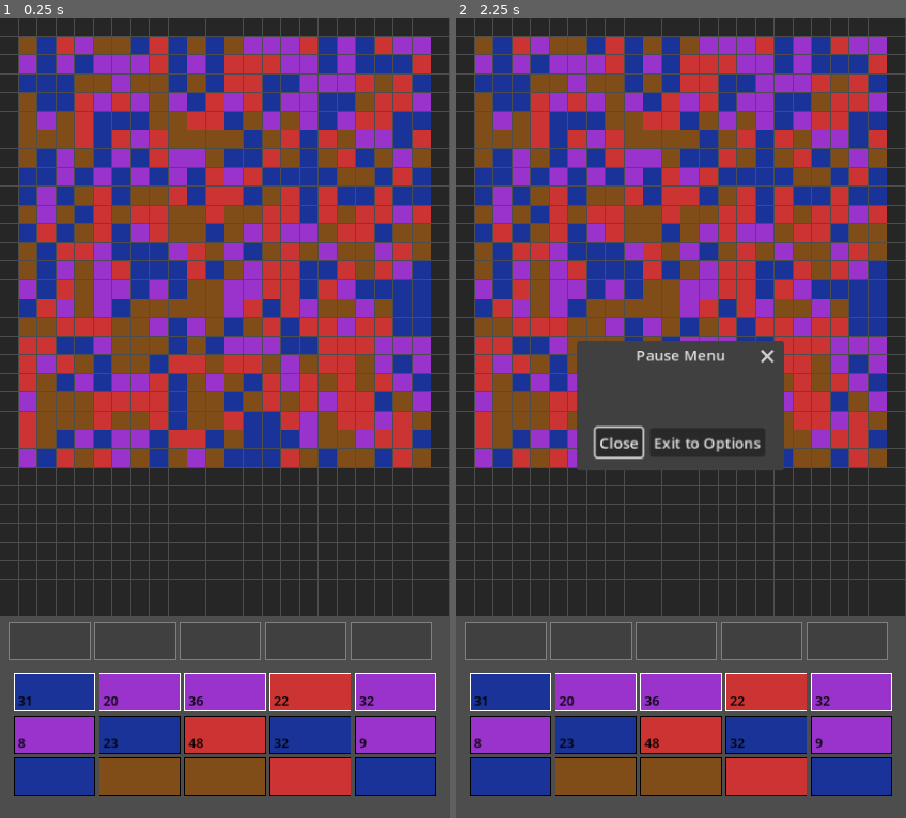
Above: before the commit, frames 1-2 (left to right).
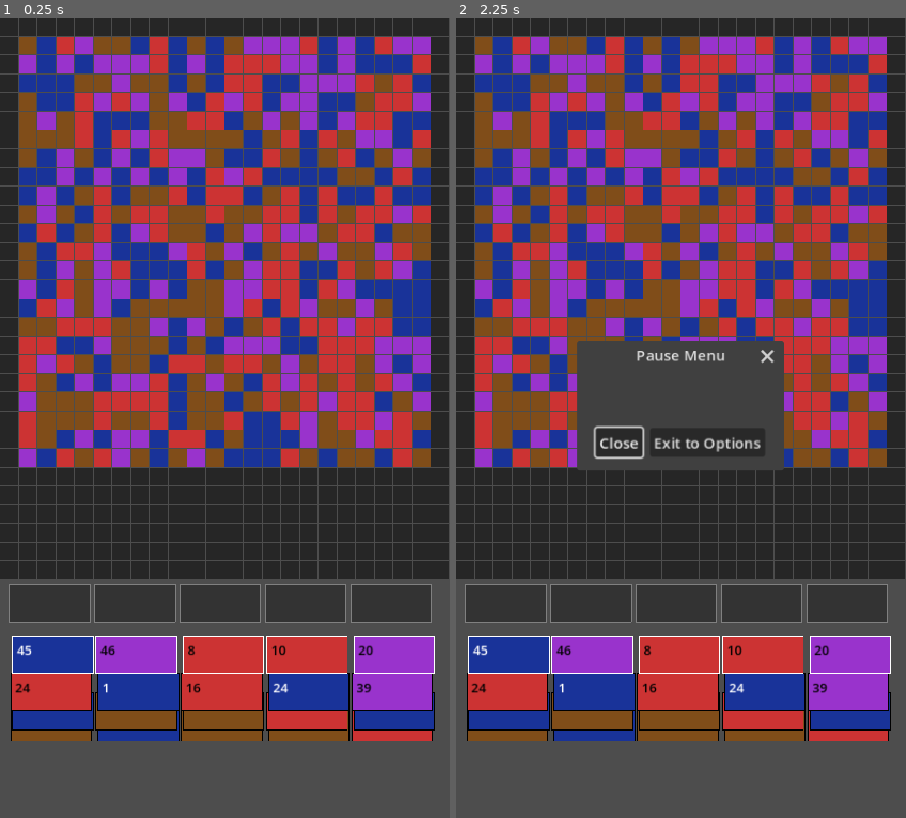
Above: after the commit, the same moments.

Repository: BlueLucario/ant-art-mobile
Game: Godot game, scene res://main_menu.tscn
Two runs of this game, one before a commit and one after it. Both use one fixed random seed, a clock stepped at 60 frames per second and the inputs below.
Inputs (mouse positions are in pixels of both pictures, inside the frame that each line leads up to):
- Up to frame 1 (0.25 s): no input
- Up to frame 2 (2.25 s): tap Enter at 0.5, 2 s; move the mouse to (780, 378) at 0.52 s; click (780, 378) at 0.67 s; tap Space at 1.25 s; drag from (591, 458) to (658, 578) at 1.27 s; move the mouse to (726, 242) at 2.02 s; click (726, 242) at 2.17 s

The runs differ from the first frame. In frame 1, 19% of the frame differs, in the area x 0-100%, y 70-98%; in frame 2, 19%.

Commit message:
Queue boxes display work. Extended interaction zones for boxes.

Diff:
--- a/agent.gd
+++ b/agent.gd
@@ -71,12 +71,12 @@
 		draw_circle(
 			Vector2(CELL_SIZE / 2, CELL_SIZE / 2),
 			CELL_SIZE * 0.35,
-			grid_manager.COLORS[color_id]#Color.WHITE
+			grid_manager.COLORS[color_id][0]
 		)
 		draw_circle(
 			Vector2(CELL_SIZE / 2, CELL_SIZE / 2),
 			CELL_SIZE * 0.35,
-			Color.LIGHT_GRAY,
+			grid_manager.COLORS[color_id][1],
 			false
 		)
 	else:
@@ -85,10 +85,10 @@
 		var offset = (CELL_SIZE - size) / 2
 		draw_rect(
 			Rect2(offset, offset, size, size),
-			grid_manager.COLORS[color_id]
+			grid_manager.COLORS[color_id][0]
 		)
 		draw_rect(
 			Rect2(offset, offset, size, size),
-			Color.LIGHT_GRAY,
+			grid_manager.COLORS[color_id][1],
 			false
 		)
--- a/config.gd
+++ b/config.gd
@@ -1,11 +1,15 @@
 extends Node
+
+# Screen
+const SCREEN_WIDTH = 480
+const SCREEN_HEIGHT = 854
 
 # Grid
 const GRID_WIDTH = 24
-const GRID_HEIGHT = 32
+const GRID_HEIGHT = 30
+const CELL_SIZE = 20
 const IMAGE_WIDTH  = GRID_WIDTH - 2 # playable image area
 const IMAGE_HEIGHT = IMAGE_WIDTH # playable image area
-const CELL_SIZE = 20
 
 # Grid border lane width
 const BORDER = 1
@@ -17,27 +21,30 @@
 # Slot system
 const SLOT_COUNT = 5
 const SLOT_Y = GRID_HEIGHT - 1
-const SLOT_X_POSITIONS = [2, 6, 11, 16, 20]
+var SLOT_X_POSITIONS = [] # Generated in _ready function
+const SLOT_X_MARGIN = (SCREEN_WIDTH - (SLOT_COUNT*ITEM_W))/2
+
 
 # Queue system
 const QUEUE_COUNT = 5
-const QUEUE_VISIBLE = 2.5
+const QUEUE_X_MARGIN = (SCREEN_WIDTH - (QUEUE_COUNT*(ITEM_W+ITEM_GAP_X)))/2
+const QUEUE_START_Y_OFFSET = 55
 
-# Display
+# Display Boxes
 const ITEM_W = 86
 const ITEM_H = 40
-const ITEM_GAP = 5
+const ITEM_GAP_X = 5
+const ITEM_GAP_Y = - 36
 const MARGIN = 10
-const QUEUE_START_Y_OFFSET = 55
 
 # Agent
-const AGENT_SPEED_SLOW   = 0.4
-const AGENT_SPEED_NORMAL = 0.2
+const AGENT_SPEED_SLOW   = 0.2
+const AGENT_SPEED_NORMAL = 0.1
 const AGENT_SPEED_FAST   = 0.05
 
-const SPAWN_INTERVAL_SLOW   = 0.7
-const SPAWN_INTERVAL_NORMAL = 0.5
-const SPAWN_INTERVAL_FAST   = 0.1
+const SPAWN_INTERVAL_SLOW   = AGENT_SPEED_SLOW   * 2
+const SPAWN_INTERVAL_NORMAL = AGENT_SPEED_NORMAL * 2
+const SPAWN_INTERVAL_FAST   = AGENT_SPEED_FAST   * 2
 
 # Difficulty
 const MIN_DIFFICULTY = 1
@@ -46,3 +53,9 @@
 
 # Colors
 const MAX_COLORS = 16
+
+# Generate Data
+func _ready():
+	var step_size: float = float(GRID_WIDTH) / float(SLOT_COUNT + 1)
+	for i in range(1, SLOT_COUNT + 1):
+		SLOT_X_POSITIONS.append(int(round(i * step_size)))
--- a/grid_display.gd
+++ b/grid_display.gd
@@ -10,12 +10,22 @@
 var highlight_mode = ""  # "available" or "all"
 
 # Queue animation state
-const QUEUE_VISIBLE = 2.5  # boxes visible per queue
 const QUEUE_START_Y_OFFSET = Config.ITEM_H + 15  # below slots
-var queue_offsets = [0.0, 0.0, 0.0, 0.0, 0.0]  # current slide offset per queue
-var queue_targets = [0.0, 0.0, 0.0, 0.0, 0.0]   # target offset per queue
+var queue_offsets = []  # current slide offset per queue
+var queue_targets = []  # target offset per queue
+var queue_widths = []
+var queue_x_margin = (Config.SCREEN_WIDTH - (Config.QUEUE_COUNT*(Config.ITEM_W+Config.ITEM_GAP_X)))/2
+
+
 
 func _ready():
+	queue_offsets.resize(Config.QUEUE_COUNT)
+	queue_targets.resize(Config.QUEUE_COUNT)
+	queue_widths.resize(Config.QUEUE_COUNT)
+	queue_offsets.fill(0.0)
+	queue_targets.fill(0.0)
+	queue_widths.fill(1.0)
+
 	grid_manager = get_parent()
 	font = ThemeDB.fallback_font
 
@@ -65,17 +75,18 @@
 	var active = get_active_queue_indices()
 
 	# Check queue tap
-	if local.y >= queue_y_base and local.y <= queue_y_base + Config.ITEM_H:
-		for display_i in range(active.size()):
-			var q_index = active[display_i]
-			var x = get_queue_x(display_i, active.size())
-			if local.x >= x and local.x <= x + Config.ITEM_W:
+	if local.y >= queue_y_base:
+		for q_index in range(Config.SLOT_COUNT):
+			if (grid_manager.queues[q_index].size() == 0): continue
+			var x = get_queue_x(q_index)
+			const off = Config.ITEM_GAP_X/2
+			if local.x >= x-off and local.x <= x + Config.ITEM_W+off:
 				if dragging_queue_index == q_index:
 					# Second tap on same queue — place it
 					grid_manager.place_box_from_queue(q_index)
 					dragging_queue_index = -1
 					clear_highlight()
-				else:
+				elif grid_manager.queues[q_index].size() > 0:
 					# First tap — highlight
 					dragging_queue_index = q_index
 					drag_position = to_local(event.position)
@@ -102,10 +113,10 @@
 	var slots_y = Config.GRID_HEIGHT * Config.CELL_SIZE  + 5
 
 	# Check if dropped on a slot
-	if local.y >= slots_y and local.y <= slots_y + Config.ITEM_H:
+	if local.y <= slots_y + Config.ITEM_H:
 		for i in range(5):
 			var x = get_item_x(i)
-			if local.x >= x and local.x <= x + Config.ITEM_W:
+			if local.x >= x and local.x <= x + Config.ITEM_W+Config.ITEM_GAP_X:
 				if grid_manager.slots[i] == null:
 					grid_manager.place_box_in_slot_from_queue(dragging_queue_index, i)
 					dragging_queue_index = -1
@@ -118,11 +129,11 @@
 
 func animate_queue_slide(queue_index: int):
 	# Start offset one box height down, animate to 0
-	queue_offsets[queue_index] = -(Config.ITEM_H + Config.ITEM_GAP)
+	queue_offsets[queue_index] = 1.0#Config.ITEM_H #-(Config.ITEM_H + Config.ITEM_GAP_Y)
 	var tween = create_tween()
 	tween.tween_method(
 		func(val): queue_offsets[queue_index] = val,
-		-(Config.ITEM_H + Config.ITEM_GAP),
+		1.0, #-(Config.ITEM_H + Config.ITEM_GAP_Y),
 		0.0,
 		0.25
 	)
@@ -134,7 +145,7 @@
 	if dragging_queue_index >= grid_manager.queues.size():
 		return
 	var item = grid_manager.queues[dragging_queue_index][0]
-	var color = grid_manager.COLORS[item.color]
+	var color = grid_manager.COLORS[item.color][0]
 	color.a = 0.7
 	var local = to_local(drag_position)
 	draw_rect(Rect2(local.x - Config.ITEM_W/2, local.y - Config.ITEM_H/2, Config.ITEM_W, Config.ITEM_H), color)
@@ -173,19 +184,24 @@
 
 func get_active_queue_indices() -> Array:
 	var indices = []
-	for i in range(5):
-		if grid_manager.queues[i].size() > 0:
+	for i in range(Config.QUEUE_COUNT):
+		if grid_manager.queues[i].size() > 0 || queue_widths[i] > 0:
 			indices.append(i)
 	return indices
 
 func get_item_x(col: int) -> float:
-	return Config.MARGIN + col * (Config.ITEM_W + Config.ITEM_GAP)
-
-func get_queue_x(display_index: int, total_queues: int) -> float:
-	# Center the active queues
-	var total_width = total_queues * (Config.ITEM_W + Config.ITEM_GAP) - Config.ITEM_GAP
-	var start_x = (480 - total_width) / 2.0
-	return start_x + display_index * (Config.ITEM_W + Config.ITEM_GAP)
+	return Config.MARGIN + col * (Config.ITEM_W + Config.ITEM_GAP_X)
+
+func get_queue_x(display_index: int = -1) -> float:
+	var total_width = 0
+	var at_i_width = 0
+	for q_index in range(Config.SLOT_COUNT):
+		if (q_index == display_index):
+			at_i_width = total_width
+		total_width += ((Config.ITEM_W+Config.ITEM_GAP_X) * queue_widths[q_index])
+
+	var start_x = (Config.SCREEN_WIDTH - total_width) / 2.0
+	return start_x + at_i_width
 
 func draw_slots():
 	var y = Config.GRID_HEIGHT * Config.CELL_SIZE  + 5
@@ -194,70 +210,67 @@
 		var rect = Rect2(x, y, Config.ITEM_W, Config.ITEM_H)
 		var slot_box = grid_manager.slots[i]
 		if slot_box == null:
-			draw_rect(rect, Color(0.25, 0.25, 0.25))
+			draw_rect(rect, Color(0.2, 0.2, 0.2))
 			draw_rect(rect, Color(0.5, 0.5, 0.5), false)
 		else:
-			draw_rect(rect, grid_manager.COLORS[slot_box.color_id])
-			draw_rect(rect, Color(0.5, 0.5, 0.5), false)
+			var color_bg = grid_manager.COLORS[slot_box.color_id][0]
+			var color_fg = grid_manager.COLORS[slot_box.color_id][1]
+			draw_rect(rect, color_bg)
+			draw_rect(rect, color_fg, false)
 			var waiting = slot_box.agents_total - slot_box.agents_dispatched
 			var out = slot_box.agents_dispatched - slot_box.agents_home
 			var home = slot_box.agents_home
-			draw_string(font, Vector2(x + 6, y + Config.ITEM_H - 6),
-		  		str(waiting), HORIZONTAL_ALIGNMENT_RIGHT, -1, 14, Color.BLACK)
-			draw_string(font, Vector2(x + (Config.ITEM_W/2)-6, y + Config.ITEM_H - 6),
-		  		str(out), HORIZONTAL_ALIGNMENT_CENTER, -1, 14, Color.BLACK)
-			draw_string(font, Vector2(x + Config.ITEM_W - 20, y + Config.ITEM_H - 6),
-		  		str(home), HORIZONTAL_ALIGNMENT_RIGHT, -1, 14, Color.BLACK)
+			draw_string(font, Vector2(x + 6, y + Config.ITEM_H - 20),
+		  		str(waiting), HORIZONTAL_ALIGNMENT_RIGHT, -1, 14, color_fg)
+			draw_string(font, Vector2(x + (Config.ITEM_W/2)-6, y + Config.ITEM_H - 20),
+		  		str(out), HORIZONTAL_ALIGNMENT_CENTER, -1, 14, color_fg)
+			draw_string(font, Vector2(x + Config.ITEM_W - 20, y + Config.ITEM_H - 20),
+		  		str(home), HORIZONTAL_ALIGNMENT_RIGHT, -1, 14, color_fg)
 
 func draw_queue():
 	var slots_y = Config.GRID_HEIGHT * Config.CELL_SIZE  + 5
 	var queue_y_base = slots_y + QUEUE_START_Y_OFFSET
 	var active = get_active_queue_indices()
+	for q_i in range(Config.SLOT_COUNT):
+		if (grid_manager.queues[q_i].size() == 0 && queue_widths[q_i] > 0):
+			queue_widths[q_i] = max(queue_widths[q_i]-0.1, 0)
 
 	for display_i in range(active.size()):
 		var q_index = active[display_i]
 		var q = grid_manager.queues[q_index]
-		var x = get_queue_x(display_i, active.size())
+		var draw_x = get_queue_x(q_index)
 		var offset = queue_offsets[q_index]
 
-		for box_i in range(min(q.size(), 4)):  # draw up to 4, clip to 2.5
+		for i in range(q.size()):
+			var box_i = q.size() - (i + 1)
 			var item = q[box_i]
-			var y = queue_y_base + box_i * (Config.ITEM_H + Config.ITEM_GAP) - offset
-
-			# Clip — only draw if within visible area
-			var max_y = queue_y_base + QUEUE_VISIBLE * (Config.ITEM_H + Config.ITEM_GAP)
-			if y > max_y:
-				break
+			var x = draw_x + pow(-1, display_i + i - 1)
+			var y = queue_y_base + ((box_i+offset) * ((Config.ITEM_H * 3)/(2+(box_i+offset))) )
 
 			var rect = Rect2(x, y, Config.ITEM_W, Config.ITEM_H)
-			var color = grid_manager.COLORS[item.color]
-
-			# Half visible box effect — fade out beyond 2 boxes
-			var fade_start = queue_y_base + 2 * (Config.ITEM_H + Config.ITEM_GAP)
-			if y > fade_start:
-				var fade = 1.0 - (y - fade_start) / (Config.ITEM_H + Config.ITEM_GAP)
-				color.a = clamp(fade, 0.0, 1.0)
-				# Only show color, no count text for half-visible box
-				draw_rect(rect, color)
-				continue
-
-			draw_rect(rect, color)
+			var color_bg = grid_manager.COLORS[item.color][0]
+			var color_fg = grid_manager.COLORS[item.color][1]
+
+			draw_rect(rect, color_bg)
 
 			# Count label
-			if box_i <= 1:
+			if box_i <= 3:
 				draw_string(
 					font,
-					Vector2(x + 4, y + Config.ITEM_H - 6),
+					Vector2(x + 4, y + Config.ITEM_H - 20),
 					str(item.count),
 					HORIZONTAL_ALIGNMENT_LEFT,
-					-1, 14, Color.BLACK
+					-1, 14, color_fg
 				)
 
 			# Highlight top box border if color matches highlighted
 			if box_i == 0:# and item.color == grid_manager.get_node("GridDisplay").highlight_color_id:
-				draw_rect(rect, Color.WHITE, false, 1.0)
+				var c = 1-offset
+				draw_rect(rect, Color(c, c, c), false, 1.0)
+			elif box_i <= 10:
+				draw_rect(rect, Color.BLACK, false, 1.0)
 			else:
-				draw_rect(rect, Color.BLACK, false, 1.0)
+				draw_rect(rect, Color.BLACK, true, 1.0)
 
 func highlight_color(color_id: int, mode: String):
 	highlighted_cells.clear()
--- a/grid_manager.gd
+++ b/grid_manager.gd
@@ -2,6 +2,24 @@
 
 enum CellState { PRESENT, REMOVED }
 var COLORS = [
+	[Color(0.1, 0.2, 0.6), Color(1, 1, 1)], # dark blue
+	[Color(0.3, 0.3, 0.3), Color(1, 1, 1)], # dark gray
+	[Color(0.6, 0.6, 0.6), Color(0, 0, 0)], # light gray
+	[Color(0.9, 0.9, 0.9), Color(0, 0, 0)], # white
+	[Color(0.2, 0.4, 0.9), Color(0, 0, 0)], # blue
+	[Color(0.1, 0.5, 0.3), Color(0, 0, 0)], # dark green
+	[Color(0.5, 0.3, 0.1), Color(0, 0, 0)], # brown
+	[Color(0.6, 0.2, 0.8), Color(0, 0, 0)], # purple
+	[Color(0.5, 0.6, 1.0), Color(0, 0, 0)], # light blue
+	[Color(0.2, 0.7, 0.2), Color(0, 0, 0)], # green
+	[Color(0.9, 0.7, 0.6), Color(0, 0, 0)], # skin
+	[Color(0.8, 0.2, 0.2), Color(0, 0, 0)], # red
+	[Color(0.2, 0.8, 0.8), Color(0, 0, 0)], # cyan
+	[Color(0.9, 0.7, 0.1), Color(0, 0, 0)], # yellow
+	[Color(0.8, 0.5, 0.1), Color(0, 0, 0)], # orange
+	[Color(0.9, 0.4, 0.7), Color(0, 0, 0)], # pink
+]
+var COLORS_old = [
 	Color(0.1, 0.2, 0.6), # dark blue
 	Color(0.3, 0.3, 0.3), # dark gray
 	Color(0.6, 0.6, 0.6), # light gray
@@ -28,6 +46,7 @@
 var agent_scene = preload("res://agent.tscn")
 
 func _ready():
+	print(Config.SLOT_X_POSITIONS)
 	if not SaveManager.any_unlocked():
 		GameState.current_difficulty = 4
 		SaveManager.reset_max_games()
@@ -64,7 +83,7 @@
 
 func get_cell_color(color_id: int) -> Color:
 	if color_id >= 0 and color_id < COLORS.size():
-		return COLORS[color_id]
+		return COLORS[color_id][0]
 	return Color.WHITE
 
 func initialize_grid():
@@ -221,7 +240,7 @@
 	agent.start()
 
 func generate_boxes():
-	var maxBoxSize = 42 + GameState.current_difficulty*2
+	var maxBoxSize = Config.BOX_MAX_AGENTS # 42 + GameState.current_difficulty*2
 	if maxBoxSize < 1: maxBoxSize = 1
 	var color_counts = {}
 	for y in range(1, Config.GRID_WIDTH):
